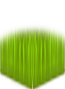
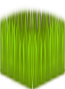
Comparing the layer stacks of the two 65x89 images. Changes:
pixels changed over [0, 5, 65, 55] (layer not identified)
